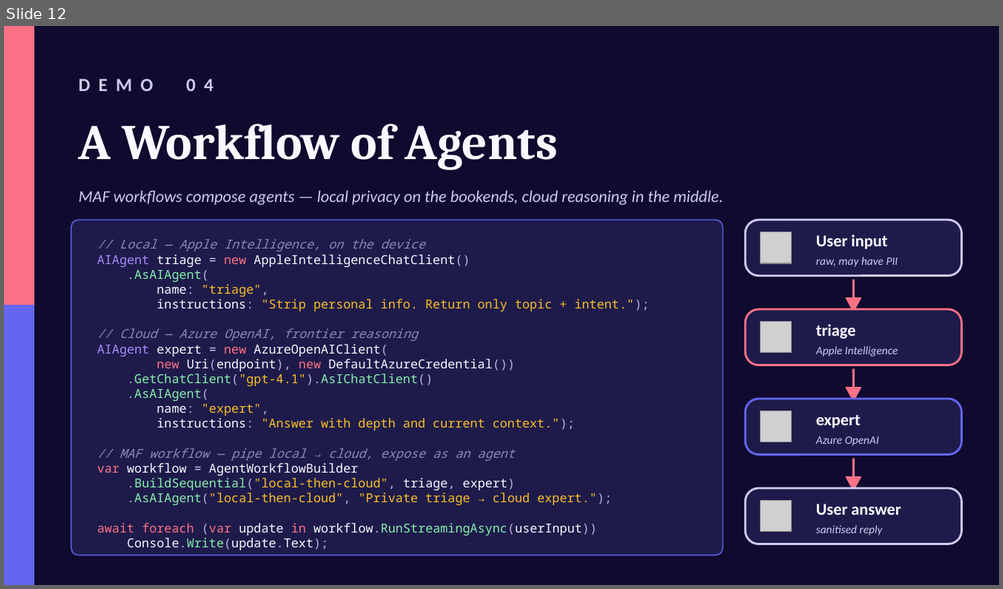
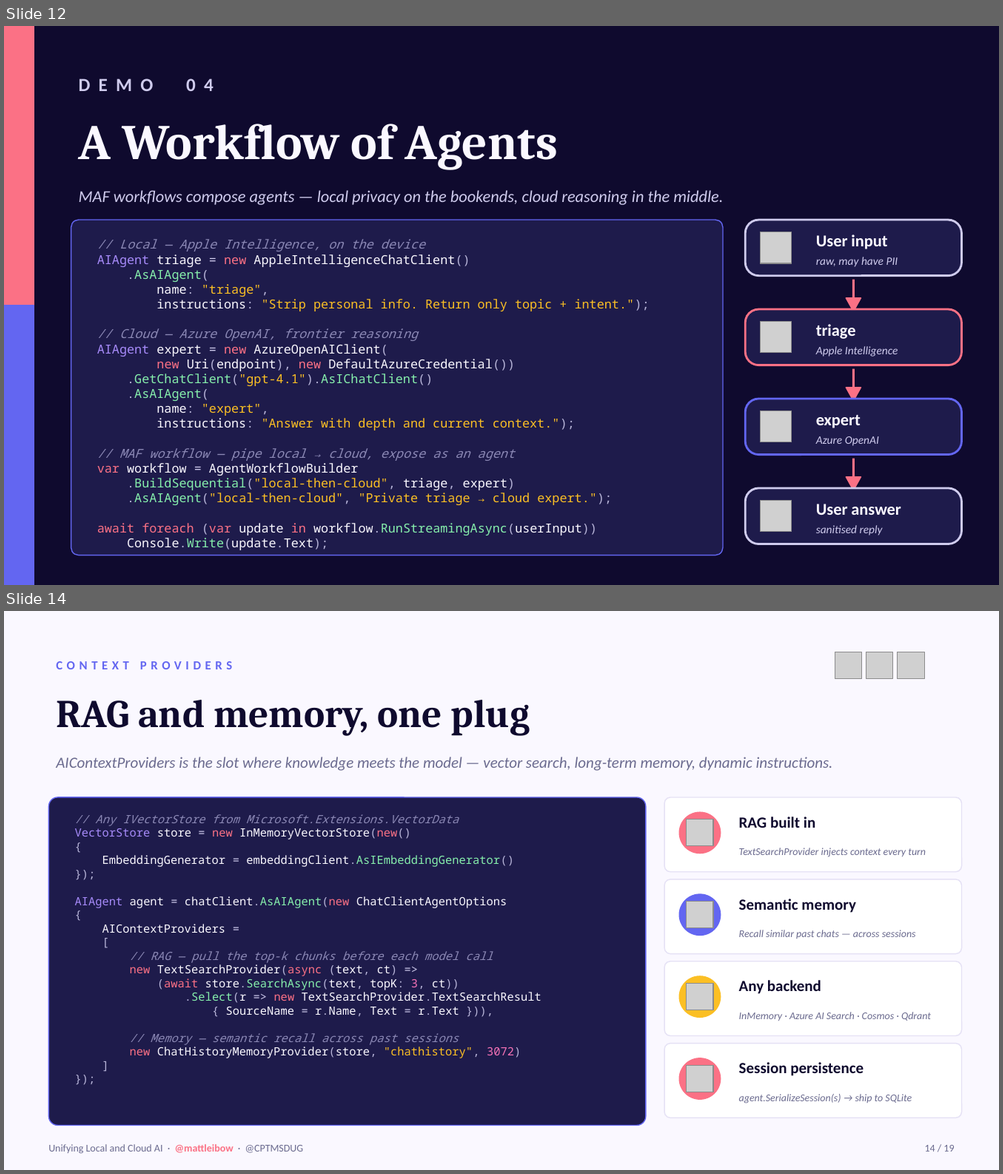
Before and after one commit to mattleibow/cptmsdug-local-cloud-agent-framework, a slide deck: slides/Unifying-Local-Cloud-AI.pptx. Shown one above the other, each under a label of ours: slide 12 before the commit, slides 12 and 14 after it; the slides between them are not shown. The pictures are 1003x589 and 1003x1174 pixels, drawn with LibreOffice and Linux fonts; fonts in the diff are those of the drawing; grey boxes stand for pictures. Boxes give left, top, right and bottom in pixels: in the first picture for what was removed or moved away, otherwise in the second. Text is boxed around its words. In the diff, an @@ line names an element or a change of style, - is before the commit and + after.

```diff
--- a/slides/Unifying-Local-Cloud-AI.pptx
+++ b/slides/Unifying-Local-Cloud-AI.pptx
@@ slide 14 added at <box>4,611,999,1170</box>, background #FAF8FF @@
@@ picture added at <box>834,652,861,679</box> @@
@@ picture added at <box>866,652,893,679</box> @@
@@ picture added at <box>897,652,924,679</box> @@
@@ text added at <box>56,661,232,669</box>, 12 pt, text #6366F1, bold @@
+CONTEXT PROVIDERS
@@ text added at <box>56,700,529,735</box>, 38 pt, text #0F0A2E, bold @@
+RAG and memory, one plug
@@ text added at <box>56,757,833,771</box>, 15 pt, text #6B6B8F, italic @@
+AIContextProviders is the slot where knowledge meets the model — vector search, long-term memory, dynamic instructions.
@@ rounded rectangle added at <box>48,797,646,1126</box>, fill #1E1B4B, outline #6366F1 1 pt @@
@@ rounded rectangle added at <box>664,797,962,872</box>, fill #FFFFFF, outline #E5E1F5 1 pt @@
@@ text added at <box>75,815,541,1059</box>, 11 pt, text #FAF8FF @@
+// Any IVectorStore from Microsoft.Extensions.VectorData
+VectorStore store = new InMemoryVectorStore(new()
+{
+EmbeddingGenerator = embeddingClient.AsIEmbeddingGenerator()
+});
+AIAgent agent = chatClient.AsAIAgent(new ChatClientAgentOptions
+{
+AIContextProviders =
+[
+// RAG — pull the top-k chunks before each model call
+new TextSearchProvider(async (text, ct) =>
+(await store.SearchAsync(text, topK: 3, ct))
+.Select(r => new TextSearchProvider.TextSearchResult
+{ SourceName = r.Name, Text = r.Text })),
+// Memory — semantic recall across past sessions
+new ChatHistoryMemoryProvider(store, "chathistory", 3072)
+]
+});
@@ ellipse added at <box>679,812,720,854</box>, fill #FB7185, outline #FB7185 1 pt @@
@@ picture added at <box>686,819,713,846</box> @@
@@ text added at <box>739,817,815,828</box>, 15 pt, text #0F0A2E, bold @@
+RAG built in
@@ text added at <box>739,848,925,857</box>, 10 pt, text #6B6B8F, italic @@
+TextSearchProvider injects context every turn
@@ rounded rectangle added at <box>664,880,962,954</box>, fill #FFFFFF, outline #E5E1F5 1 pt @@
@@ ellipse added at <box>679,894,720,936</box>, fill #6366F1, outline #6366F1 1 pt @@
@@ text added at <box>739,899,855,913</box>, 15 pt, text #0F0A2E, bold @@
+Semantic memory
@@ picture added at <box>686,902,713,929</box> @@
@@ text added at <box>739,930,916,939</box>, 10 pt, text #6B6B8F, italic @@
+Recall similar past chats — across sessions
@@ rounded rectangle added at <box>664,962,962,1037</box>, fill #FFFFFF, outline #E5E1F5 1 pt @@
@@ ellipse added at <box>679,977,720,1017</box>, fill #FBBF24, outline #FBBF24 1 pt @@
@@ picture added at <box>686,984,713,1011</box> @@
@@ text added at <box>739,980,821,994</box>, 15 pt, text #0F0A2E, bold @@
+Any backend
@@ text added at <box>739,1012,930,1021</box>, 10 pt, text #6B6B8F, italic @@
+InMemory · Azure AI Search · Cosmos · Qdrant
@@ rounded rectangle added at <box>664,1044,962,1119</box>, fill #FFFFFF, outline #E5E1F5 1 pt @@
@@ ellipse added at <box>679,1059,720,1099</box>, fill #FB7185, outline #FB7185 1 pt @@
@@ picture added at <box>686,1065,713,1092</box> @@
@@ text added at <box>739,1062,863,1076</box>, 15 pt, text #0F0A2E, bold @@
+Session persistence
@@ text added at <box>739,1094,911,1104</box>, 10 pt, text #6B6B8F, italic @@
+agent.SerializeSession(s) → ship to SQLite
@@ text added at <box>48,1145,304,1154</box>, 10 pt, text #6B6B8F @@
+Unifying Local and Cloud AI · @mattleibow · @CPTMSDUG
@@ text added at <box>925,1145,953,1152</box>, 10 pt, text #6B6B8F @@
+14 / 19
```
Also in this commit, not shown: 10 slides changed, 2 other slides added, 1 other file.
